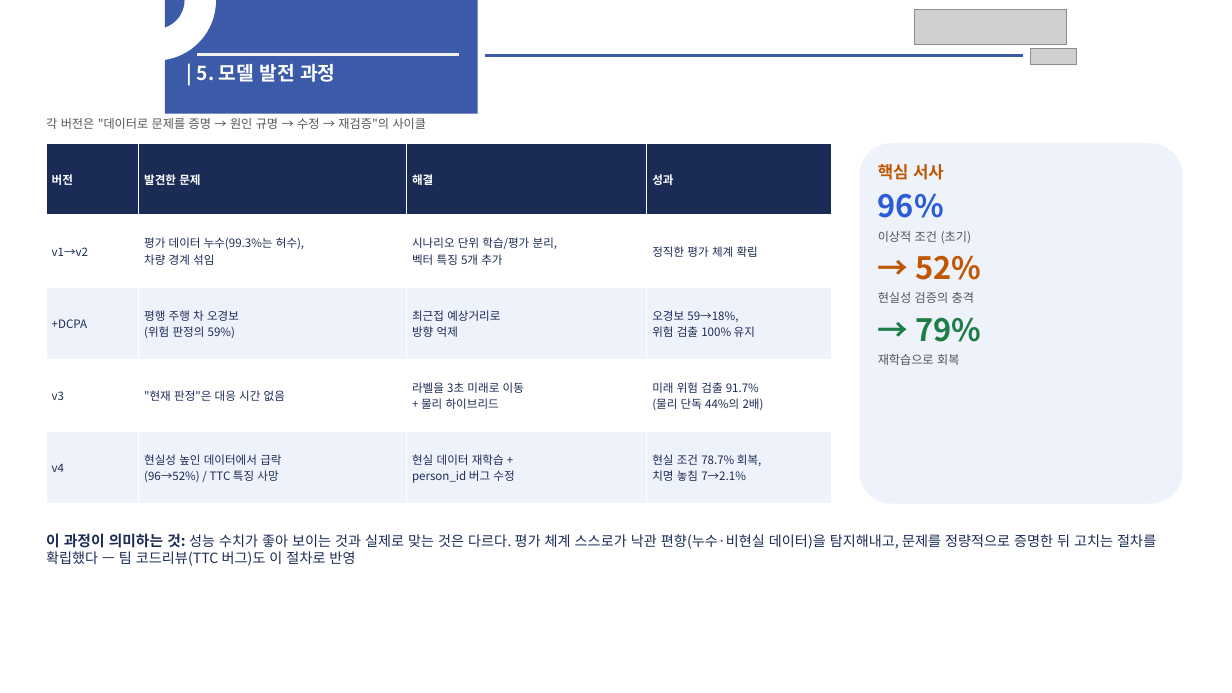
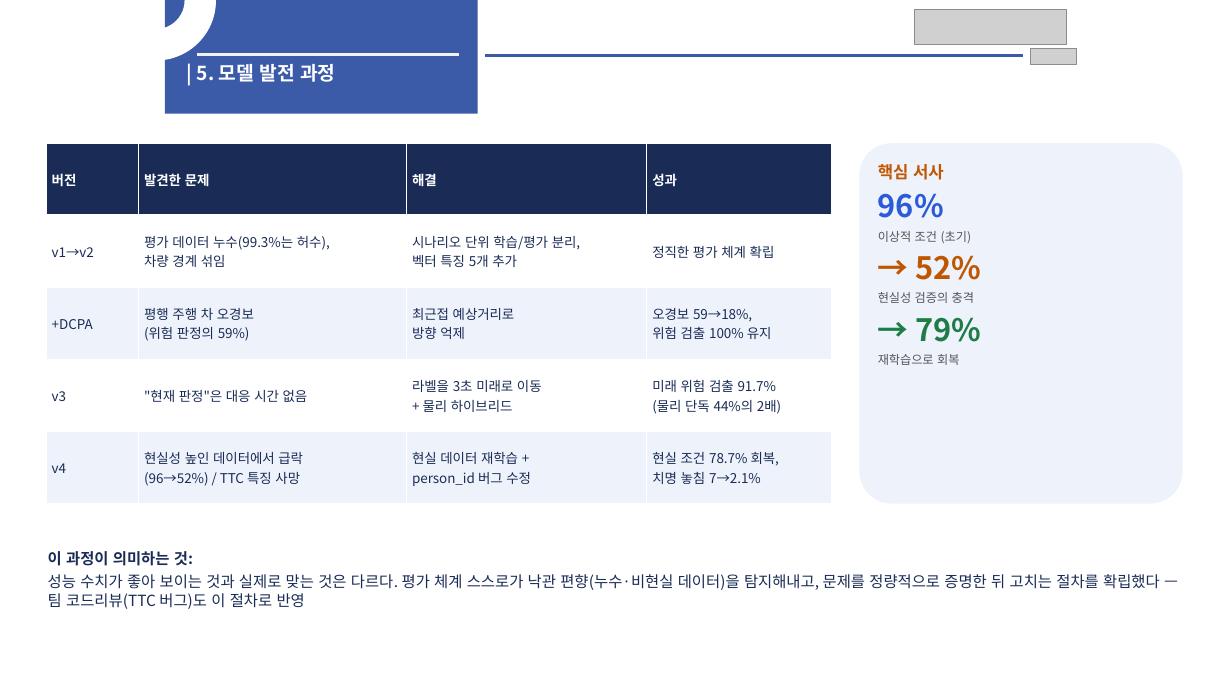
Before and after one commit to joon722/AI-V2X-Cane, a slide deck: slide 10 of docs/담당파트_기술보고_SUMO데이터AI수정2.pptx. Drawn at 1232x693 pixels with LibreOffice and Linux fonts; fonts in the diff are those of the drawing; grey boxes stand for pictures. Boxes give left, top, right and bottom in pixels: in the first picture for what was removed or moved away, otherwise in the second. Text is boxed around its words. In the diff, an @@ line names an element or a change of style, - is before the commit and + after.

```diff
--- a/docs/담당파트_기술보고_SUMO데이터AI수정2.pptx
+++ b/docs/담당파트_기술보고_SUMO데이터AI수정2.pptx
@@ text removed at <box>46,118,427,129</box> @@
-각 버전은 "데이터로 문제를 증명 → 원인 규명 → 수정 → 재검증"의 사이클
@@ table at <box>46,143,832,504</box> @@
@@ size 9 to 10.5 pt @@
@@ text at <box>48,551,1160,609</box>: text changed; size 11 to 12 pt @@
-이 과정이 의미하는 것: 성능 수치가 좋아 보이는 것과 실제로 맞는 것은 다르다. 평가 체계 스스로가 낙관 편향(누수·비현실 데이터)을 탐지해내고, 문제를 정량적으로 증명한 뒤 고치는 절차를 확립했다 — 팀 코드리뷰(TTC 버그)도 이 절차로 반영
+이 과정이 의미하는 것:
+성능 수치가 좋아 보이는 것과 실제로 맞는 것은 다르다. 평가 체계 스스로가 낙관 편향(누수·비현실 데이터)을 탐지해내고, 문제를 정량적으로 증명한 뒤 고치는 절차를 확립했다 — 팀 코드리뷰(TTC 버그)도 이 절차로 반영
```
Also in this commit, not shown: 2 other slides changed.
